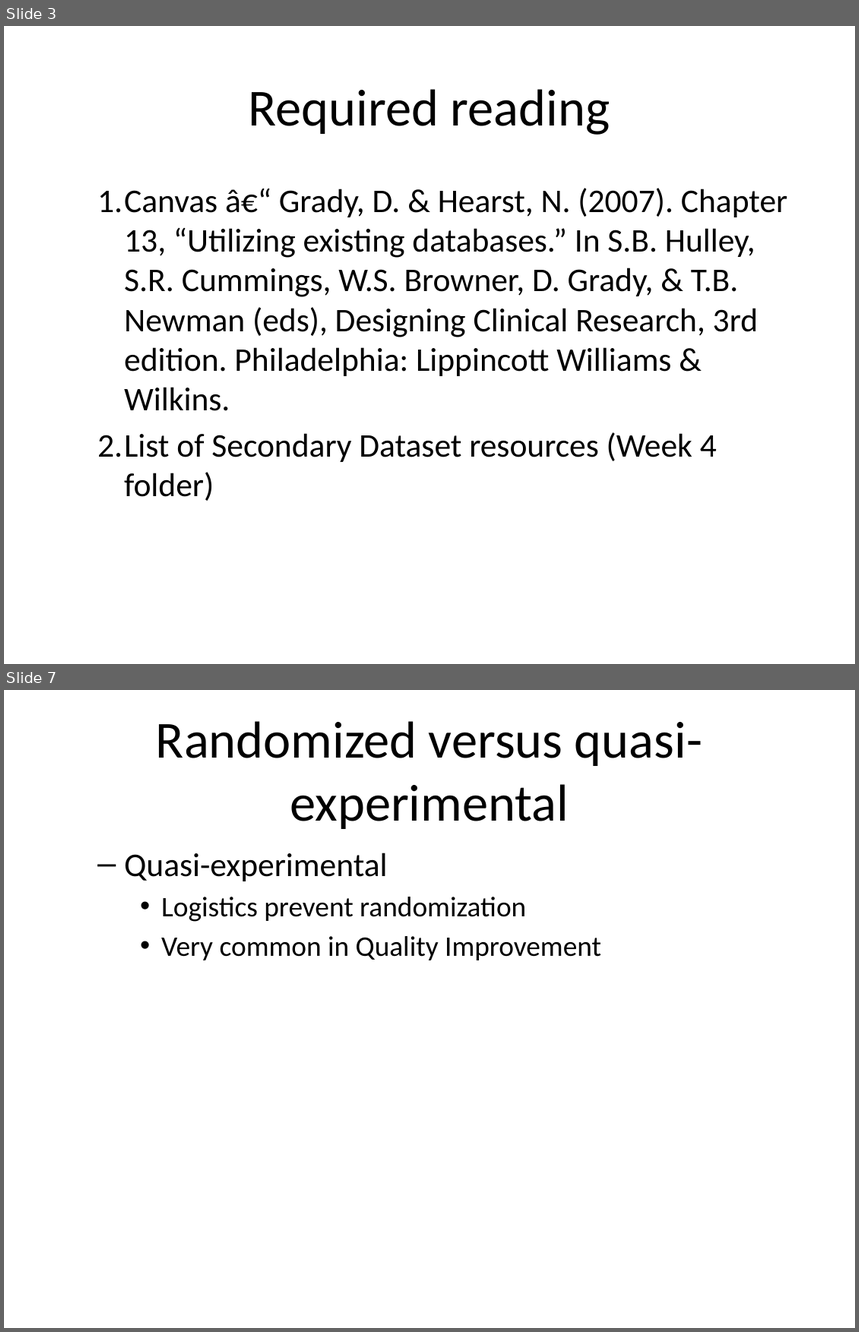
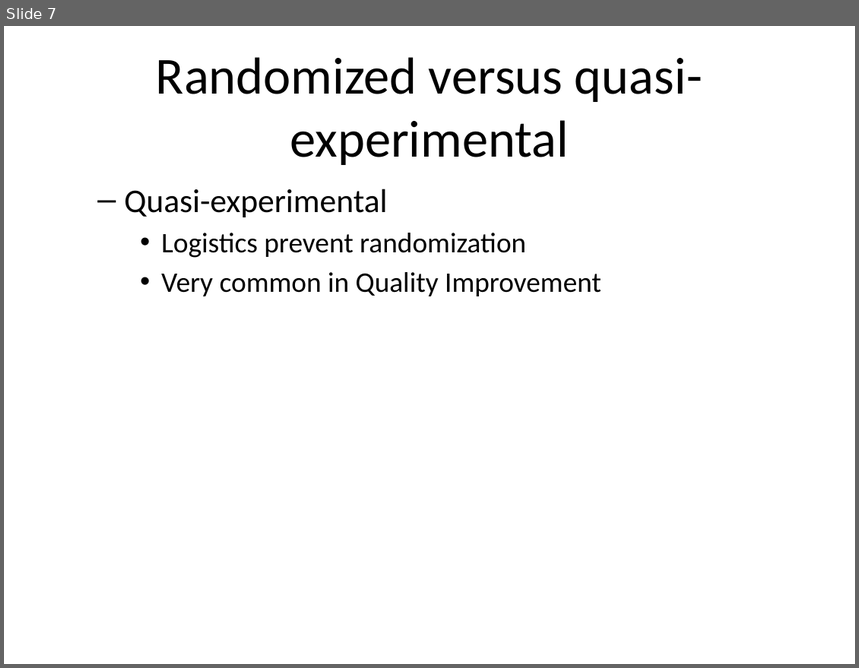
Before and after one commit to classes-medb/5510, a slide deck: doc/video-04-randomized-trials.pptx. Shown one above the other, each under a label of ours: slides 3 and 7 before the commit, slide 7 after it; the slides between them are not shown. The pictures are 859x1332 and 859x668 pixels, drawn with LibreOffice and Linux fonts; fonts in the diff are those of the drawing. Boxes give left, top, right and bottom in pixels: in the first picture for what was removed or moved away, otherwise in the second. Text is boxed around its words. In the diff, an @@ line names an element or a change of style, - is before the commit and + after.

```diff
--- a/doc/video-04-randomized-trials.pptx
+++ b/doc/video-04-randomized-trials.pptx
@@ slide 3 removed at [4,26,855,664], background #FFFFFF @@
@@ title removed at [249,89,610,135] @@
-Required reading
@@ text removed at [97,188,788,501] @@
-  1. Canvas â€“ Grady, D. & Hearst, N. (2007). Chapter 13, “Utilizing existing databases.” In S.B. Hulley, S.R. Cummings, W.S. Browner, D. Grady, & T.B. Newman (eds), Designing Clinical Research, 3rd edition. Philadelphia: Lippincott Williams & Wilkins.
-  2. List of Secondary Dataset resources (Week 4 folder)
```
Also in this commit, not shown: 4 slides changed, 24 slides added, 17 other slides removed, 14 other files.
